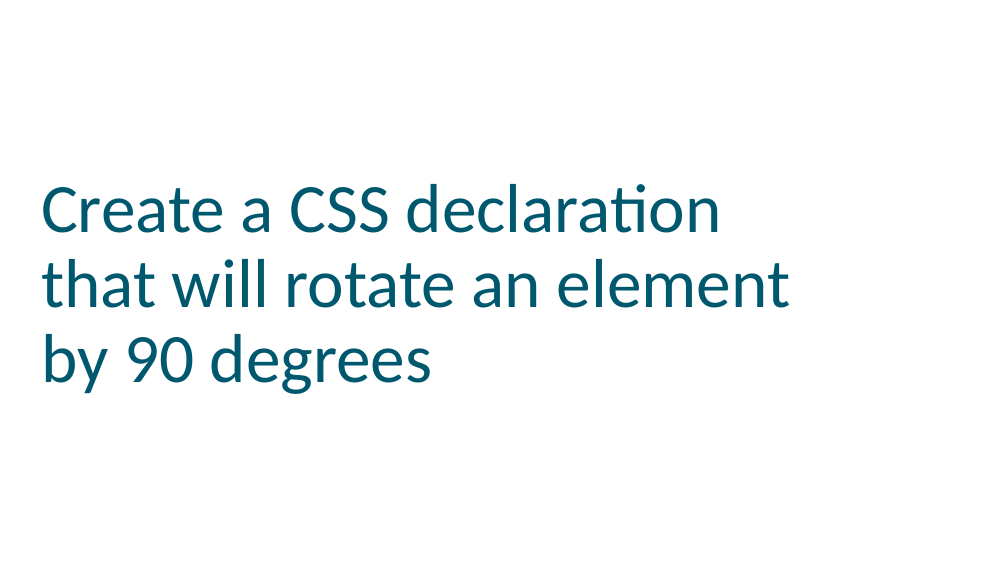
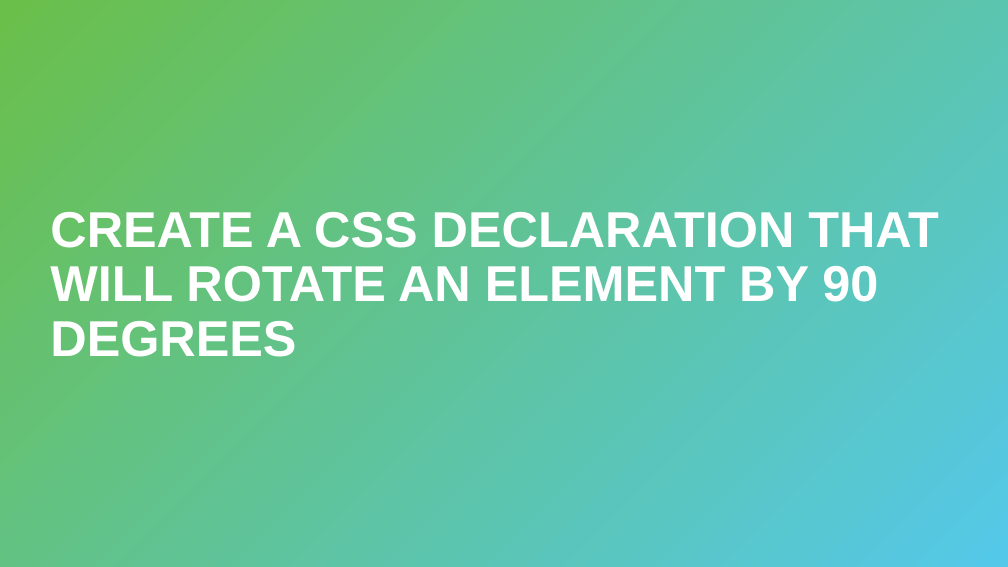
Before and after one commit to hytechclub/web-101, a slide deck: slide 17 of Week10/ReviewGame.pptx. Drawn at 1008x567 pixels with LibreOffice and Linux fonts; fonts in the diff are those of the drawing; background and template pictures are left out. Boxes give left, top, right and bottom in pixels: in the first picture for what was removed or moved away, otherwise in the second. Text is boxed around its words. In the diff, an @@ line names an element or a change of style, - is before the commit and + after.

```diff
--- a/Week10/ReviewGame.pptx
+++ b/Week10/ReviewGame.pptx
@@ rectangle added at <box>0,0,1008,567</box>, fill gradient #6ABF4B to #54C8E8 @@
@@ title "CREATE A CSS DECLARATION THAT ..." at <box>50,212,939,357</box>: vertical alignment top to middle @@
@@ title at <box>50,212,939,357</box>: text changed; size 66 to 48 pt; font Calibri to Arial; text colour #00586E to #FFFFFF; bold on @@
-Create a CSS declaration that will rotate an element by 90 degrees
+CREATE A CSS DECLARATION THAT WILL ROTATE AN ELEMENT BY 90 DEGREES
```
Also in this commit, not shown: 21 other slides changed.
